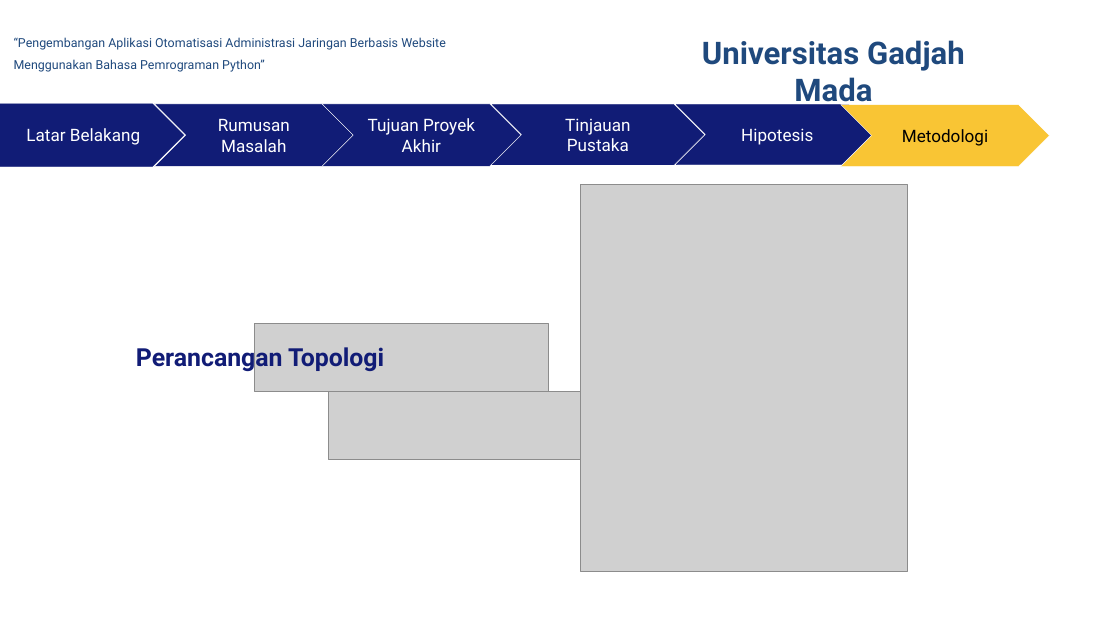
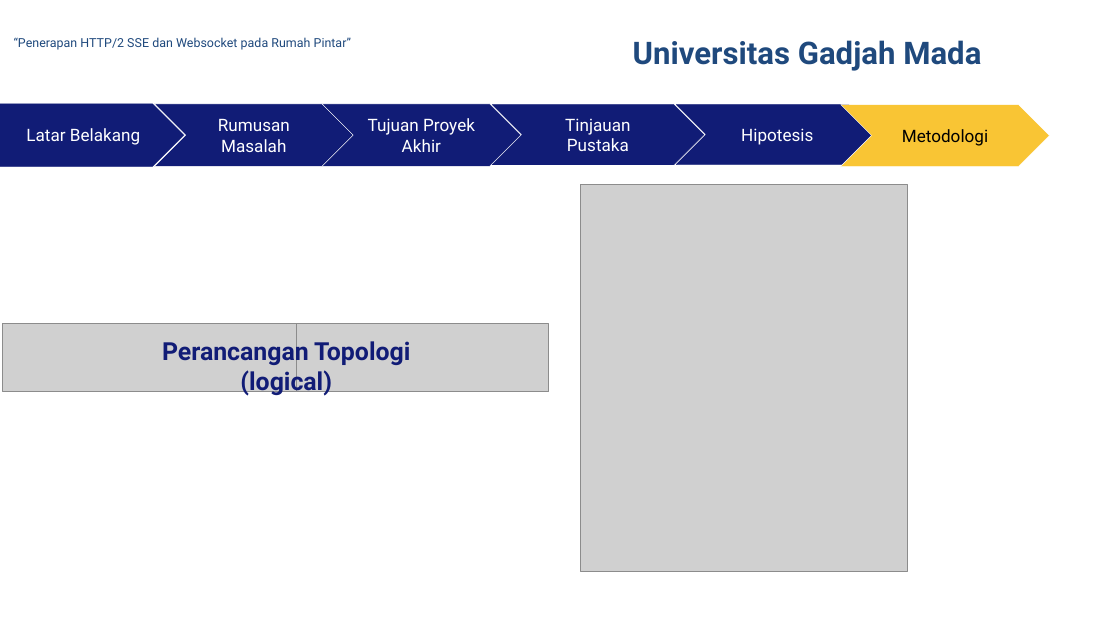
Before and after one commit to rusminto/ws_sse, a slide deck: slide 23 of berkas/ppt muham.pptx (slide 15 before the commit). Drawn at 1120x630 pixels with LibreOffice and Linux fonts; fonts in the diff are those of the drawing; grey boxes stand for pictures; background and template pictures are left out. Boxes give left, top, right and bottom in pixels: in the first picture for what was removed or moved away, otherwise in the second. Text is boxed around its words. In the diff, an @@ line names an element or a change of style, - is before the commit and + after.

```diff
--- a/berkas/ppt muham.pptx
+++ b/berkas/ppt muham.pptx
@@ text "Universitas Gadjah Mada" rewrapped from box(702, 40, 965, 109) to box(633, 40, 981, 71) @@
@@ text at box(14, 37, 351, 50): text changed @@
-“Pengembangan Aplikasi Otomatisasi Administrasi Jaringan Berbasis Website Menggunakan Bahasa Pemrograman Python”
+“Penerapan HTTP/2 SSE dan Websocket pada Rumah Pintar”
@@ picture: place and size @@
-picture at box(328, 391, 623, 459)
+picture at box(2, 324, 297, 392)
@@ text at box(162, 338, 410, 367): alignment left to centre @@
@@ text at box(240, 368, 332, 397): paragraph added @@
+(logical)
```
Also in this commit, not shown: 15 other slides changed, 9 slides added, 12 other files.
